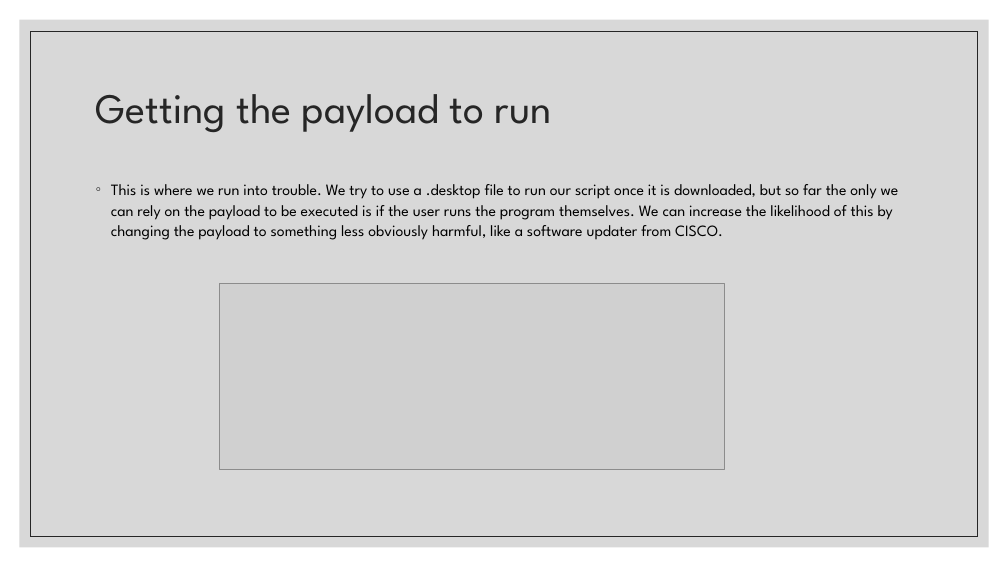
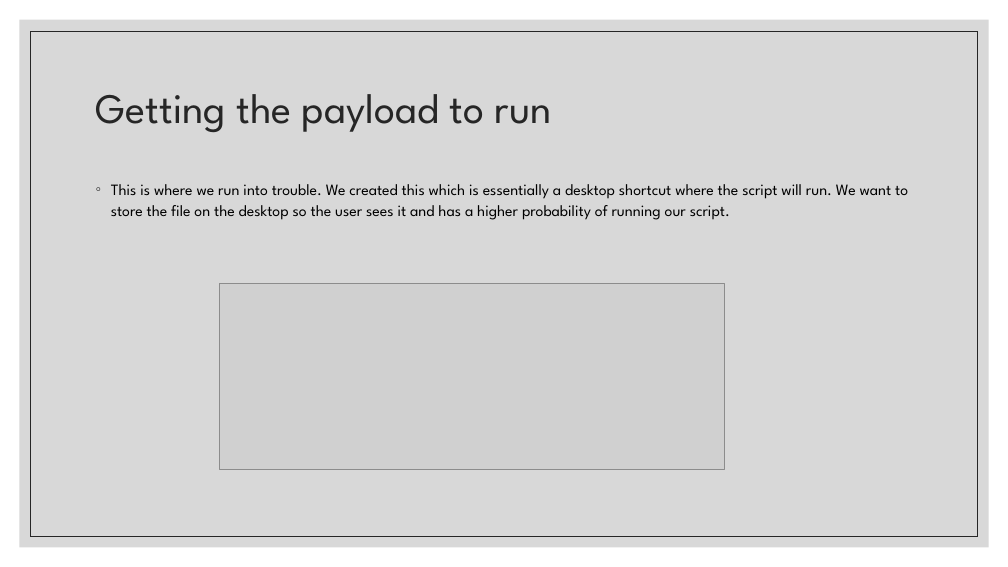
Before and after one commit to JulianKeller/cs425-backdoor, a slide deck: slide 11 of Documents/Remote_attacks_and_backdoors.pptx. Drawn at 1008x567 pixels with LibreOffice and Linux fonts; fonts in the diff are those of the drawing; grey boxes stand for pictures. Boxes give left, top, right and bottom in pixels: in the first picture for what was removed or moved away, otherwise in the second. Text is boxed around its words. In the diff, an @@ line names an element or a change of style, - is before the commit and + after.

```diff
--- a/Documents/Remote_attacks_and_backdoors.pptx
+++ b/Documents/Remote_attacks_and_backdoors.pptx
@@ text at (111, 184, 908, 220): text changed @@
-◦ This is where we run into trouble. We try to use a .desktop file to run our script once it is downloaded, but so far the only we can rely on the payload to be executed is if the user runs the program themselves. We can increase the likelihood of this by changing the payload to something less obviously harmful, like a software updater from CISCO.
+◦ This is where we run into trouble. We created this which is essentially a desktop shortcut where the script will run. We want to store the file on the desktop so the user sees it and has a higher probability of running our script.
```
Also in this commit, not shown: 8 other slides changed.
